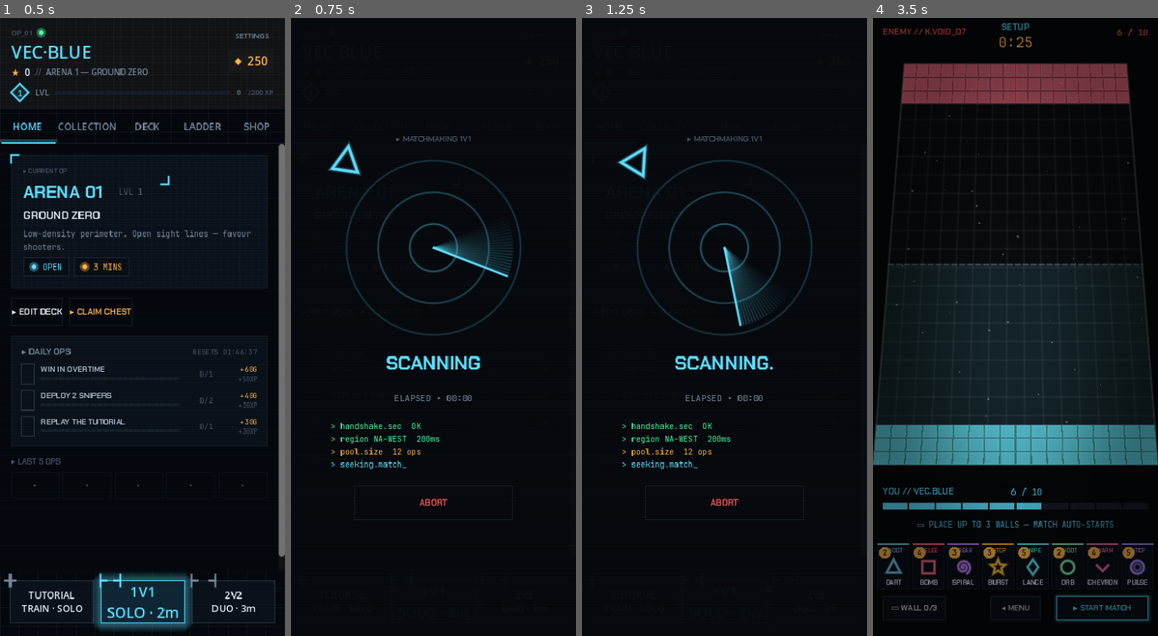
Above: before the commit, frames 1-4 (left to right).
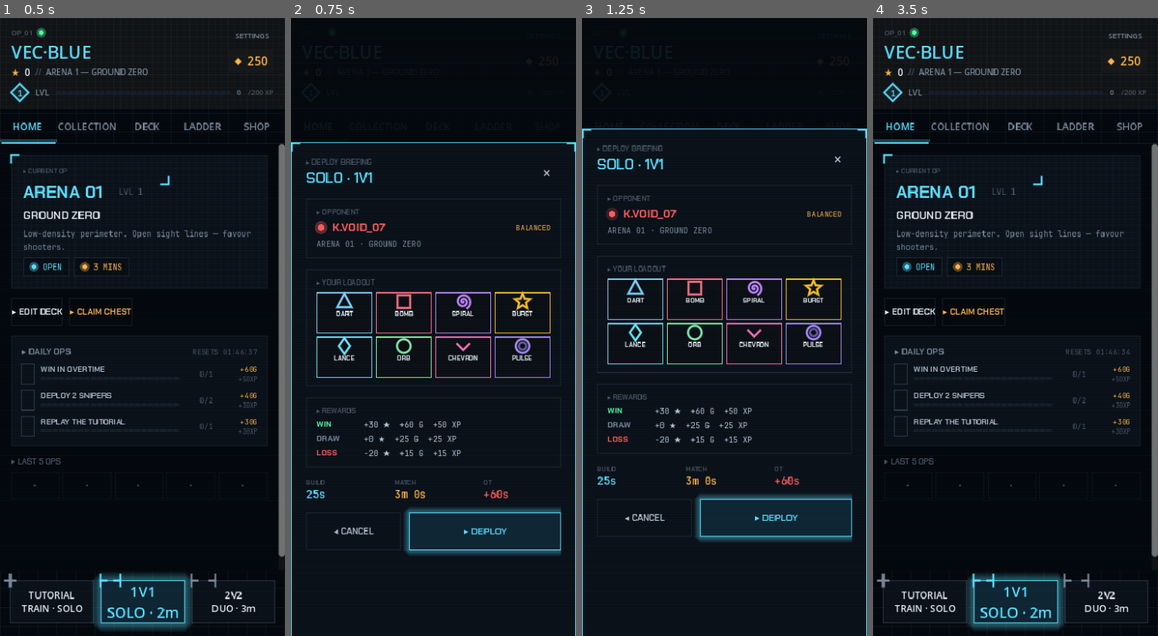
Above: after the commit, the same moments.

Repository: Catalyst86/battle-vector
Game: Godot game, scene res://scenes/main.tscn
Same seed, same stepped clock (60 frames per second), same inputs: the game is played once before the commit and once after it.
Inputs (mouse positions are in pixels of both pictures, inside the frame that each line leads up to):
- Up to frame 1 (0.5 s): no input
- Up to frame 2 (0.75 s): click "1V1 SOLO · 2m" at 0.5 s
- Up to frame 3 (1.25 s): no input
- Up to frame 4 (3.5 s): click (1129, 160) at 1.25 s, where only the run after the commit has a clickable "×"; click "1V1 SOLO · 2m" at 2 s; click "HOME" at 2.75 s

Frame 1 is identical in both runs. In frame 2, 13% of the frame differs, in the area x 0-100%, y 19-100%; in frame 3, 13%; in frame 4, 30%, in the area x 0-100%, y 0-100%.

Commit message:
feat(match): deploy-briefing modal + auto-start build phase
Reworks the 1V1 / 2V2 flow so the bottom-dock tap no longer throws
the player straight into queueing.

New match_confirm modal (bottom-sheet)
- "DEPLOY BRIEFING" header with mode title (SOLO/DUO).
- Opponent panel: persona name, aggression tag, arena summary.
- Your loadout: 4x2 grid of the current 8-card deck with role-colour
  borders.
- Rewards table: WIN / DRAW / LOSS lines pulled straight from
  PlayerProfile's real reward constants.
- Timing stats: BUILD / MATCH / OT pulled from GameConfig.
- CANCEL (ghost) and DEPLOY (primary) buttons with the standard
  tactical ease-in slide + backdrop dim.

Flow change
- main_menu._on_queue_requested spawns MatchConfirm first, which
  emits `confirmed(mode)` on DEPLOY. We then spawn the Queue
  overlay (radar -> match) as before. CANCEL just dismisses.

Match build-phase rework
- START MATCH button is now hidden permanently. The build timer
  auto-starts the match at zero — no manual skip.
- Timer label pulses between amber and red in the final 5s of
  BUILD so the player feels the clock.

Co-Authored-By: Claude Opus 4.7 (1M context) <noreply@anthropic.com>

Diff:
--- /dev/null
+++ b/vector/scenes/menus/match_confirm.tscn
@@ -0,0 +1,29 @@
+[gd_scene load_steps=2 format=3]
+
+[ext_resource type="Script" path="res://scripts/menus/match_confirm.gd" id="1"]
+
+[node name="MatchConfirm" type="Control"]
+layout_mode = 3
+anchors_preset = 15
+anchor_right = 1.0
+anchor_bottom = 1.0
+mouse_filter = 0
+script = ExtResource("1")
+
+[node name="Backdrop" type="ColorRect" parent="."]
+layout_mode = 1
+anchors_preset = 15
+anchor_right = 1.0
+anchor_bottom = 1.0
+color = Color(0.016, 0.027, 0.047, 0.92)
+
+[node name="Sheet" type="PanelContainer" parent="."]
+unique_name_in_owner = true
+layout_mode = 1
+anchors_preset = 12
+anchor_top = 1.0
+anchor_right = 1.0
+anchor_bottom = 1.0
+offset_top = -640.0
+offset_right = 0.0
+offset_bottom = 0.0
--- a/vector/scripts/match/match.gd
+++ b/vector/scripts/match/match.gd
@@ -104,7 +104,12 @@
 	enemy_base.squares_changed.connect(func(_n): _check_win())
 	player_base.squares_changed.connect(func(_n): _check_win())
 	wall_toggle.pressed.connect(_on_wall_toggle)
+	# START MATCH button is deprecated — match auto-starts when the BUILD
+	# countdown hits zero. The button is hidden in _apply_tactical_hud to
+	# keep the UI honest; the _start_match callback stays connected as a
+	# harmless no-op if something tries to fire it.
 	start_btn.pressed.connect(_start_match)
+	start_btn.visible = false
 	phase_label.text = "SETUP"
 	_setup_bots()
 	_refresh_ui()
@@ -754,6 +759,15 @@
 		phase_label.text = "SETUP"
 		var build_secs: int = maxi(0, int(ceil(_build_time_left)))
 		timer_label.text = "0:%02d" % build_secs
+		# Flash the timer red in the final 5 seconds so the player feels
+		# the clock — the match is about to auto-start and they'd better
+		# have walls down.
+		if _build_time_left <= 5.0:
+			var pulse: float = 0.5 + 0.5 * sin(Time.get_ticks_msec() * 0.012)
+			timer_label.add_theme_color_override("font_color",
+				Palette.UI_AMBER.lerp(Palette.UI_RED, pulse))
+		else:
+			timer_label.add_theme_color_override("font_color", Palette.UI_AMBER)
 	else:
 		var total_secs: int = maxi(0, int(ceil(_time_left)))
 		timer_label.text = "%d:%02d" % [total_secs / 60, total_secs % 60]
--- a/vector/scripts/menus/main_menu.gd
+++ b/vector/scripts/menus/main_menu.gd
@@ -6,6 +6,7 @@
 
 const SETTINGS_MODAL := preload("res://scenes/menus/settings_modal.tscn")
 const QUEUE_OVERLAY := preload("res://scenes/menus/queue_overlay.tscn")
+const MATCH_CONFIRM := preload("res://scenes/menus/match_confirm.tscn")
 
 ## Per-tab scene/script map. Each value is a script; we instantiate it as a
 ## Control and add it to the Content panel when its tab becomes active.
@@ -79,9 +80,15 @@
 	_spawn_modal(SETTINGS_MODAL.instantiate())
 
 func _on_queue_requested(mode: StringName) -> void:
-	var q: Control = QUEUE_OVERLAY.instantiate()
-	q.set("mode", mode)
-	_spawn_modal(q)
+	# Insert the briefing confirmation between the bottom-dock tap and the
+	# matchmaking radar. Player can CANCEL to back out or DEPLOY to queue up.
+	var confirm: Control = MATCH_CONFIRM.instantiate()
+	confirm.set("mode", mode)
+	confirm.connect("confirmed", func(confirmed_mode: StringName):
+		var q: Control = QUEUE_OVERLAY.instantiate()
+		q.set("mode", confirmed_mode)
+		_spawn_modal(q))
+	_spawn_modal(confirm)
 
 func _on_tutorial() -> void:
 	CurrentMatch.set_mode(load("res://data/game_modes/tutorial.tres") as GameMode)
--- /dev/null
+++ b/vector/scripts/menus/match_confirm.gd
@@ -0,0 +1,236 @@
+extends Control
+## Pre-match "deploy briefing" modal. Shown after the player taps 1V1 / 2V2
+## in the bottom dock — before the queue radar. Confirms the mode, shows the
+## opponent persona, the player's loadout, the rewards table, and the
+## build/match timings. CANCEL dismisses; DEPLOY kicks off the match flow.
+
+signal confirmed(mode: StringName)
+
+var mode: StringName = &"1v1"
+
+@onready var backdrop: ColorRect = $Backdrop
+@onready var sheet: PanelContainer = %Sheet
+
+func _ready() -> void:
+	process_mode = Node.PROCESS_MODE_ALWAYS
+	mouse_filter = Control.MOUSE_FILTER_STOP
+	backdrop.gui_input.connect(func(e: InputEvent):
+		if e is InputEventMouseButton and e.pressed and e.button_index == MOUSE_BUTTON_LEFT:
+			_close())
+	# Sheet styling
+	var sb := StyleBoxFlat.new()
+	sb.bg_color = Palette.UI_BG_1
+	sb.border_color = Palette.UI_CYAN
+	sb.border_width_top = 1; sb.border_width_left = 1; sb.border_width_right = 1
+	sheet.add_theme_stylebox_override("panel", sb)
+	# Top corner brackets
+	var corners := Corners.new()
+	corners.top_left = true
+	corners.top_right = true
+	corners.bottom_left = false
+	corners.bottom_right = false
+	corners.color = Palette.UI_CYAN
+	sheet.add_child(corners)
+	# Content
+	var m: MarginContainer = TabHelpers.margin(18, 18, 18, 18)
+	sheet.add_child(m)
+	var sc := ScrollContainer.new()
+	sc.horizontal_scroll_mode = ScrollContainer.SCROLL_MODE_DISABLED
+	m.add_child(sc)
+	var col := VBoxContainer.new()
+	col.add_theme_constant_override("separation", 14)
+	col.size_flags_horizontal = Control.SIZE_EXPAND_FILL
+	sc.add_child(col)
+	col.add_child(_build_header())
+	col.add_child(_build_opponent())
+	col.add_child(_build_loadout())
+	col.add_child(_build_rewards())
+	col.add_child(_build_timing())
+	col.add_child(_build_buttons())
+	# Slide-in tween
+	var start_y: float = sheet.offset_top
+	sheet.offset_top = 260.0
+	var tween := create_tween().set_ease(Tween.EASE_OUT).set_trans(Tween.TRANS_CUBIC)
+	tween.tween_property(sheet, "offset_top", start_y, 0.25)
+
+func _close() -> void:
+	SfxBank.play_ui(&"ui_back")
+	var tween := create_tween().set_ease(Tween.EASE_IN)
+	tween.tween_property(sheet, "offset_top", 260.0, 0.18)
+	tween.parallel().tween_property(backdrop, "modulate:a", 0.0, 0.18)
+	tween.finished.connect(func(): queue_free())
+
+func _confirm() -> void:
+	SfxBank.play_ui(&"ui_confirm")
+	confirmed.emit(mode)
+	# Close quickly; parent will spawn the queue overlay.
+	queue_free()
+
+# ─── Sections ──────────────────────────────────────────────────────────────
+
+func _build_header() -> Control:
+	var row := HBoxContainer.new()
+	row.add_theme_constant_override("separation", 8)
+	var col := VBoxContainer.new()
+	col.size_flags_horizontal = Control.SIZE_EXPAND_FILL
+	col.add_theme_constant_override("separation", 2)
+	col.add_child(TabHelpers.label("▸ DEPLOY BRIEFING", 9, Palette.UI_TEXT_3))
+	var title := "SOLO · 1V1" if mode == &"1v1" else "DUO · 2V2"
+	col.add_child(TabHelpers.label(title, 18, Palette.UI_CYAN))
+	row.add_child(col)
+	var x_btn := Button.new()
+	x_btn.text = "×"
+	x_btn.flat = true
+	x_btn.focus_mode = Control.FOCUS_NONE
+	x_btn.custom_minimum_size = Vector2(36, 36)
+	x_btn.add_theme_font_override("font", Palette.FONT_MONO)
+	x_btn.add_theme_font_size_override("font_size", 20)
+	x_btn.add_theme_color_override("font_color", Palette.UI_TEXT_1)
+	x_btn.add_theme_color_override("font_hover_color", Palette.UI_CYAN)
+	var csb := StyleBoxFlat.new()
+	csb.bg_color = Color(0, 0, 0, 0)
+	csb.border_color = Palette.UI_LINE_2
+	csb.border_width_top = 1; csb.border_width_bottom = 1
+	csb.border_width_left = 1; csb.border_width_right = 1
+	for sn in ["normal", "hover", "pressed"]:
+		x_btn.add_theme_stylebox_override(sn, csb)
+	x_btn.pressed.connect(_close)
+	row.add_child(x_btn)
+	return row
+
+func _build_opponent() -> Control:
+	var panel: PanelContainer = TabHelpers.make_panel(Palette.UI_BG_1, Palette.UI_LINE_2)
+	var m: MarginContainer = TabHelpers.margin(12, 10, 12, 10)
+	panel.add_child(m)
+	var vb := VBoxContainer.new()
+	vb.add_theme_constant_override("separation", 4)
+	m.add_child(vb)
+	vb.add_child(TabHelpers.label("▸ OPPONENT", 9, Palette.UI_TEXT_3))
+	var arena_idx: int = PlayerProfile.arena_index() if PlayerProfile != null else 0
+	var persona: Dictionary = BotPersonas.for_arena(arena_idx) if BotPersonas != null else {}
+	var name: String = String(persona.get("name", "BOT"))
+	var aggression: float = float(persona.get("aggression", 0.75))
+	var row := HBoxContainer.new()
+	row.add_theme_constant_override("separation", 8)
+	vb.add_child(row)
+	var dot := StatusDot.new()
+	dot.color = Palette.UI_RED
+	dot.radius = 4.0
+	dot.mode = StatusDot.Mode.PULSE
+	row.add_child(dot)
+	var name_lbl: Label = TabHelpers.label(name, 14, Palette.UI_RED)
+	name_lbl.add_theme_font_override("font", Palette.FONT_DISPLAY_BOLD)
+	row.add_child(name_lbl)
+	row.add_child(TabHelpers.spacer(0))
+	row.get_child(row.get_child_count() - 1).size_flags_horizontal = Control.SIZE_EXPAND_FILL
+	var aggro_label: String = "AGGRESSIVE" if aggression >= 0.85 else ("BALANCED" if aggression >= 0.7 else "DEFENSIVE")
+	row.add_child(TabHelpers.mono(aggro_label, 9, Palette.UI_AMBER))
+	var arena_name: String = PlayerProfile.arena_name() if PlayerProfile != null else "GROUND ZERO"
+	vb.add_child(TabHelpers.mono("ARENA %02d · %s" % [arena_idx + 1, arena_name], 10, Palette.UI_TEXT_2))
+	return panel
+
+func _build_loadout() -> Control:
+	var panel: PanelContainer = TabHelpers.make_panel(Palette.UI_BG_1, Palette.UI_LINE_2)
+	var m: MarginContainer = TabHelpers.margin(12, 10, 12, 10)
+	panel.add_child(m)
+	var vb := VBoxContainer.new()
+	vb.add_theme_constant_override("separation", 6)
+	m.add_child(vb)
+	vb.add_child(TabHelpers.label("▸ YOUR LOADOUT", 9, Palette.UI_TEXT_3))
+	var grid := GridContainer.new()
+	grid.columns = 4
+	grid.add_theme_constant_override("h_separation", 4)
+	grid.add_theme_constant_override("v_separation", 4)
+	vb.add_child(grid)
+	var deck: Array = PlayerDeck.cards if PlayerDeck != null else []
+	for c in deck:
+		grid.add_child(_build_deck_chip(c))
+	return panel
+
+func _build_deck_chip(c: CardData) -> Control:
+	var chip := PanelContainer.new()
+	chip.custom_minimum_size = Vector2(0, 52)
+	chip.size_flags_horizontal = Control.SIZE_EXPAND_FILL
+	var sb := StyleBoxFlat.new()
+	sb.bg_color = Color(0.047, 0.055, 0.071, 0.7)
+	sb.border_color = Palette.UI_LINE_2
+	sb.border_width_top = 2
+	sb.border_width_bottom = 1
+	sb.border_width_left = 1
+	sb.border_width_right = 1
+	# Role stripe via top border color
+	sb.border_color = c.color
+	# Restore other borders as faint lines — use a composite visual via
+	# bg + inner bg trick: simpler to accept the full border is the role color.
+	chip.add_theme_stylebox_override("panel", sb)
+	var vb := VBoxContainer.new()
+	vb.add_theme_constant_override("separation", 0)
+	chip.add_child(vb)
+	var icon := ShapeIcon.new()
+	icon.shape = c.shape
+	icon.color = c.color
+	icon.icon_size = 10.0
+	icon.custom_minimum_size = Vector2(0, 28)
+	vb.add_child(icon)
+	var name_lbl: Label = TabHelpers.label(c.display_name.to_upper(), 8, Palette.UI_TEXT_0)
+	name_lbl.horizontal_alignment = HORIZONTAL_ALIGNMENT_CENTER
+	name_lbl.add_theme_font_override("font", Palette.FONT_DISPLAY_BOLD)
+	vb.add_child(name_lbl)
+	return chip
+
+func _build_rewards() -> Control:
+	var panel: PanelContainer = TabHelpers.make_panel(Palette.UI_BG_1, Palette.UI_LINE_2)
+	var m: MarginContainer = TabHelpers.margin(12, 10, 12, 10)
+	panel.add_child(m)
+	var vb := VBoxContainer.new()
+	vb.add_theme_constant_override("separation", 4)
+	m.add_child(vb)
+	vb.add_child(TabHelpers.label("▸ REWARDS", 9, Palette.UI_TEXT_3))
+	vb.add_child(_reward_row("WIN", "+%d ★  +%d G  +%d XP" % [PlayerProfile.WIN_TROPHIES, PlayerProfile.WIN_GOLD, PlayerProfile.WIN_XP], Palette.UI_GREEN))
+	vb.add_child(_reward_row("DRAW", "+%d ★  +%d G  +%d XP" % [PlayerProfile.DRAW_TROPHIES, PlayerProfile.DRAW_GOLD, PlayerProfile.DRAW_XP], Palette.UI_TEXT_2))
+	vb.add_child(_reward_row("LOSS", "%d ★  +%d G  +%d XP" % [PlayerProfile.LOSS_TROPHIES, PlayerProfile.LOSS_GOLD, PlayerProfile.LOSS_XP], Palette.UI_RED))
+	return panel
+
+func _reward_row(tag: String, line: String, color: Color) -> Control:
+	var row := HBoxContainer.new()
+	row.add_theme_constant_override("separation", 10)
+	var lbl: Label = TabHelpers.label(tag, 10, color)
+	lbl.custom_minimum_size = Vector2(50, 0)
+	lbl.add_theme_font_override("font", Palette.FONT_DISPLAY_BOLD)
+	row.add_child(lbl)
+	row.add_child(TabHelpers.mono(line, 10, Palette.UI_TEXT_1))
+	return row
+
+func _build_timing() -> Control:
+	var row := HBoxContainer.new()
+	row.add_theme_constant_override("separation", 14)
+	var cfg := GameConfig.data
+	row.add_child(_time_stat("BUILD", "%ds" % cfg.build_seconds, Palette.UI_CYAN))
+	row.add_child(_time_stat("MATCH", "%dm %ds" % [cfg.match_seconds / 60, cfg.match_seconds % 60], Palette.UI_AMBER))
+	row.add_child(_time_stat("OT", "+%ds" % cfg.overtime_seconds, Palette.UI_RED))
+	return row
+
+func _time_stat(label: String, value: String, color: Color) -> Control:
+	var vb := VBoxContainer.new()
+	vb.add_theme_constant_override("separation", 0)
+	vb.size_flags_horizontal = Control.SIZE_EXPAND_FILL
+	vb.add_child(TabHelpers.label(label, 8, Palette.UI_TEXT_3))
+	var v: Label = TabHelpers.mono(value, 13, color)
+	v.add_theme_font_override("font", Palette.FONT_MONO_BOLD)
+	vb.add_child(v)
+	return vb
+
+func _build_buttons() -> Control:
+	var row := HBoxContainer.new()
+	row.add_theme_constant_override("separation", 10)
+	var cancel: Button = TabHelpers.ghost_button("◂ CANCEL", _close, Palette.UI_TEXT_1)
+	cancel.size_flags_horizontal = Control.SIZE_EXPAND_FILL
+	cancel.size_flags_stretch_ratio = 1.0
+	cancel.custom_minimum_size = Vector2(0, 48)
+	row.add_child(cancel)
+	var deploy: Button = TabHelpers.primary_button("▸ DEPLOY", _confirm)
+	deploy.size_flags_horizontal = Control.SIZE_EXPAND_FILL
+	deploy.size_flags_stretch_ratio = 1.6
+	deploy.custom_minimum_size = Vector2(0, 48)
+	row.add_child(deploy)
+	return row
Not shown, added: vector/scripts/menus/match_confirm.gd.uid
